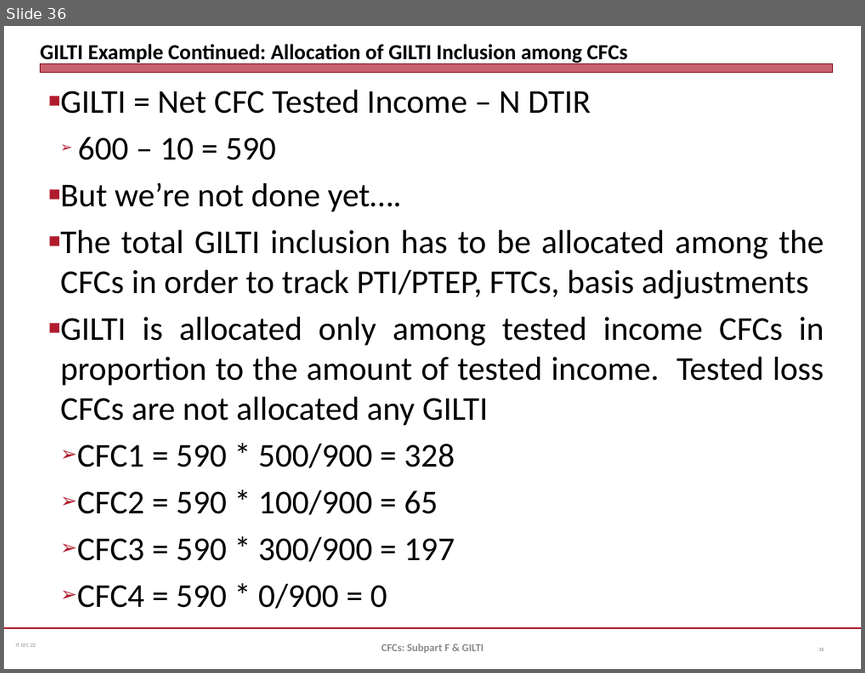
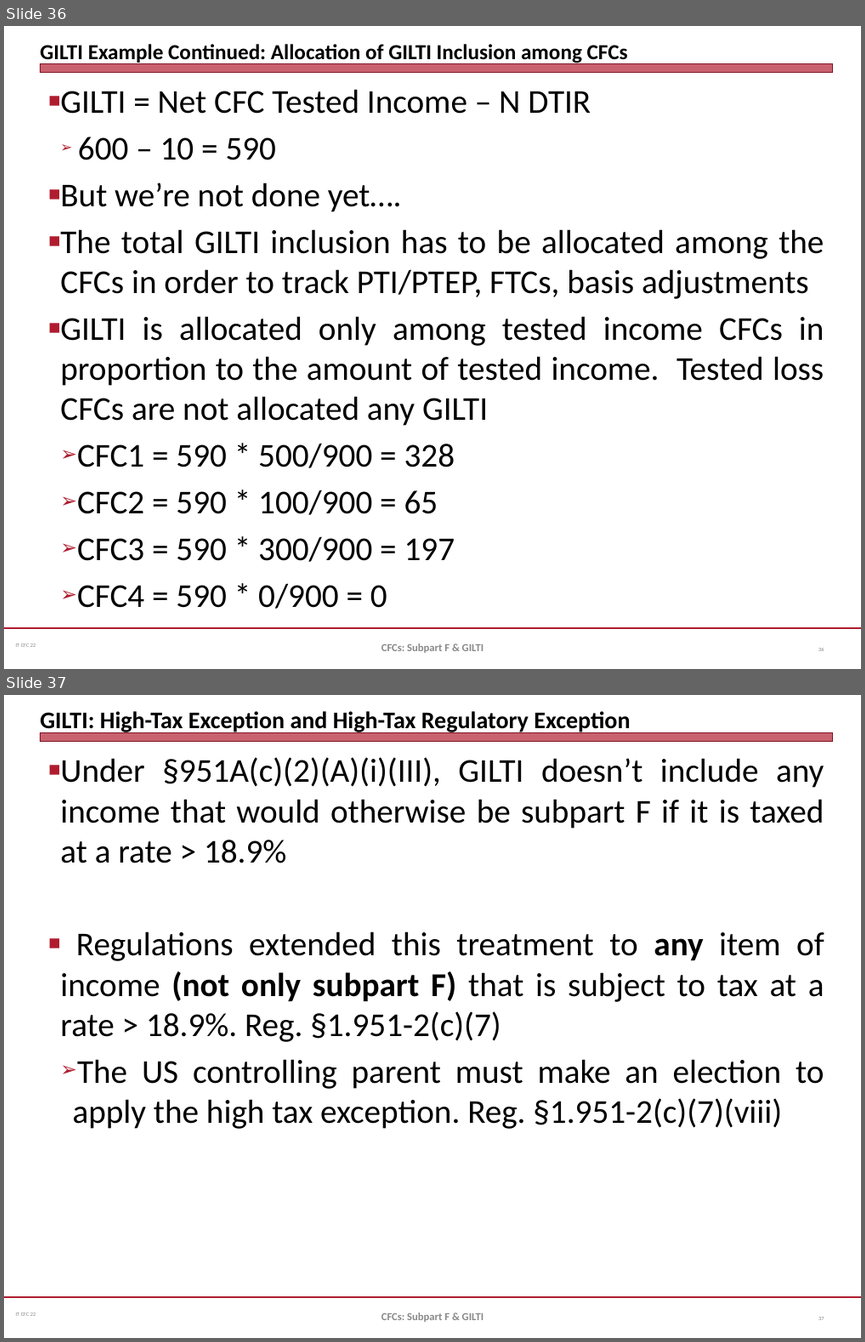
Before and after one commit to jmc877/International-Tax, a slide deck: slides/IT_CFC_22_1.pptx. Shown one above the other, each under a label of ours: slide 36 before the commit, slides 36 and 37 after it. The pictures are 865x673 and 865x1342 pixels, drawn with LibreOffice and Linux fonts; fonts in the diff are those of the drawing. Boxes give left, top, right and bottom in pixels: in the first picture for what was removed or moved away, otherwise in the second. Text is boxed around its words. In the diff, an @@ line names an element or a change of style, - is before the commit and + after.

```diff
--- a/slides/IT_CFC_22_1.pptx
+++ b/slides/IT_CFC_22_1.pptx
@@ slide 37 added at (4, 695, 861, 1338), background #FFFFFF; not listed: 3 template elements that a slide beside it also shows @@
@@ title added at (40, 711, 630, 734), 20 pt, text #000000, bold @@
+GILTI: High-Tax Exception and High-Tax Regulatory Exception
@@ text added at (60, 757, 824, 1129), 28 pt, text #000000 @@
+■ Under §951A(c)(2)(A)(i)(III), GILTI doesn’t include any income that would otherwise be subpart F if it is taxed at a rate > 18.9%
+■ Regulations extended this treatment to any item of income (not only subpart F) that is subject to tax at a rate > 18.9%. Reg. §1.951-2(c)(7)
+  ➢ The US controlling parent must make an election to apply the high tax exception. Reg. §1.951-2(c)(7)(viii)
@@ text added at (381, 1312, 483, 1321), 9 pt, text #898989, bold @@
+CFCs: Subpart F & GILTI
@@ page number added at (818, 1316, 823, 1320), 4.5 pt, text #808080 @@
+37
```
Also in this commit, not shown: 1 slide changed, 3 other slides added.
